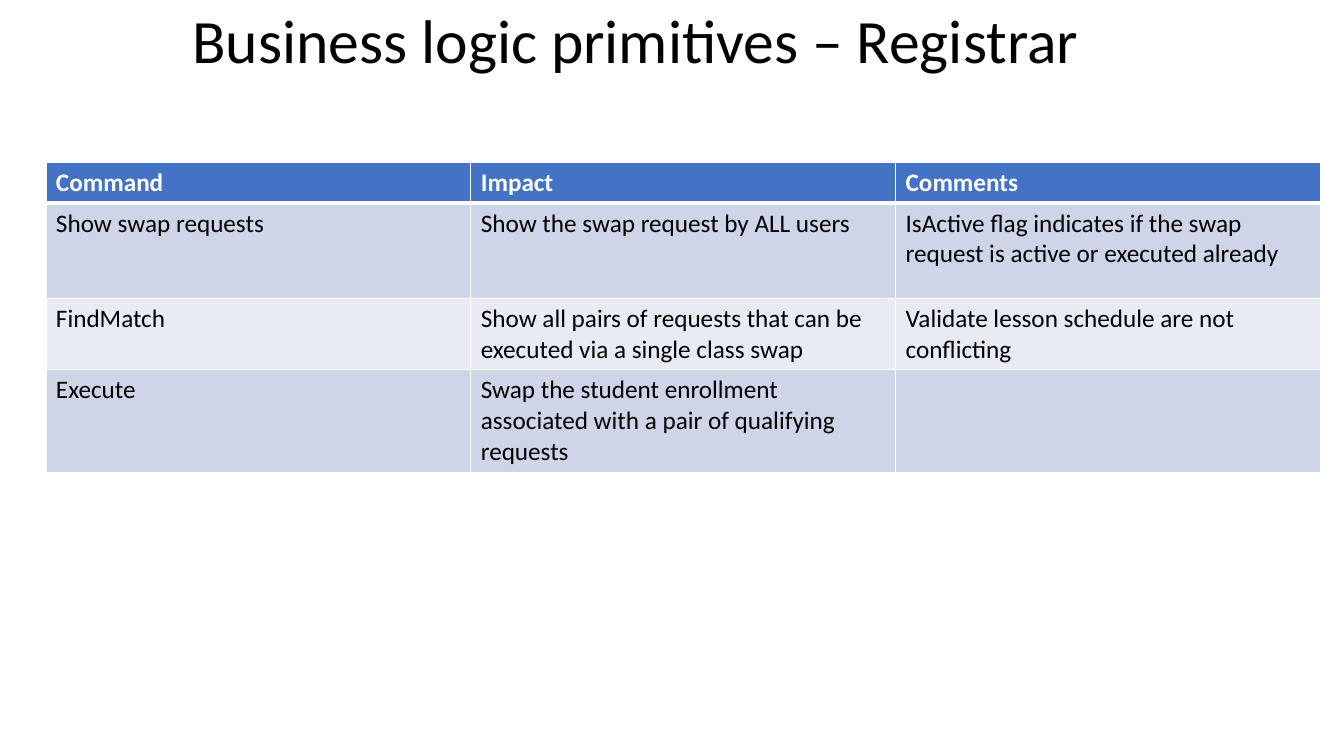
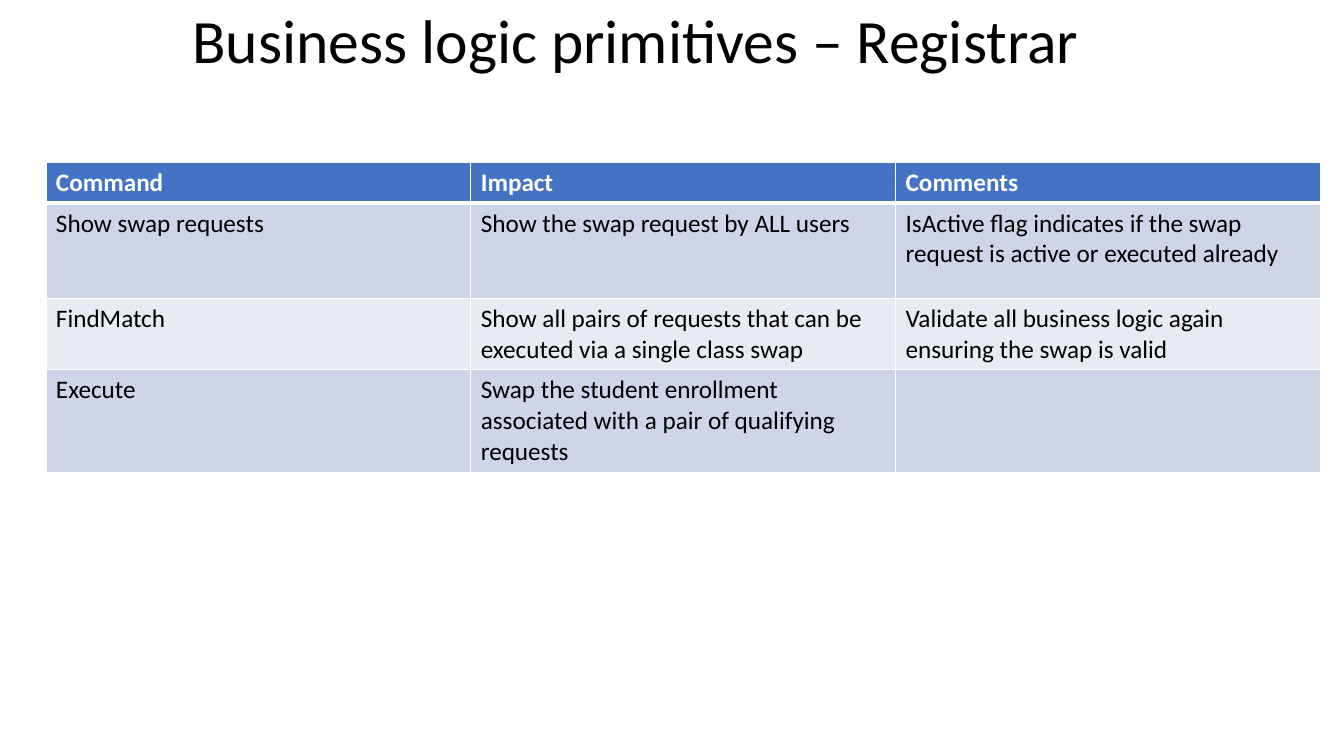
Before and after one commit to alonlapid/courseswap, a slide deck: slide 6 of milestone_2_presentation.pptx. Drawn at 1344x756 pixels with LibreOffice and Linux fonts; fonts in the diff are those of the drawing. Boxes give left, top, right and bottom in pixels: in the first picture for what was removed or moved away, otherwise in the second. Text is boxed around its words. In the diff, an @@ line names an element or a change of style, - is before the commit and + after.

Commit message:
edit

```diff
--- a/milestone_2_presentation.pptx
+++ b/milestone_2_presentation.pptx
@@ table at <box>46,162,1320,470</box> @@
-row 3, column 3: Validate lesson schedule are not conflicting
+row 3, column 3: Validate all business logic again ensuring the swap is valid
```
Also in this commit, not shown: 2 other slides changed.
